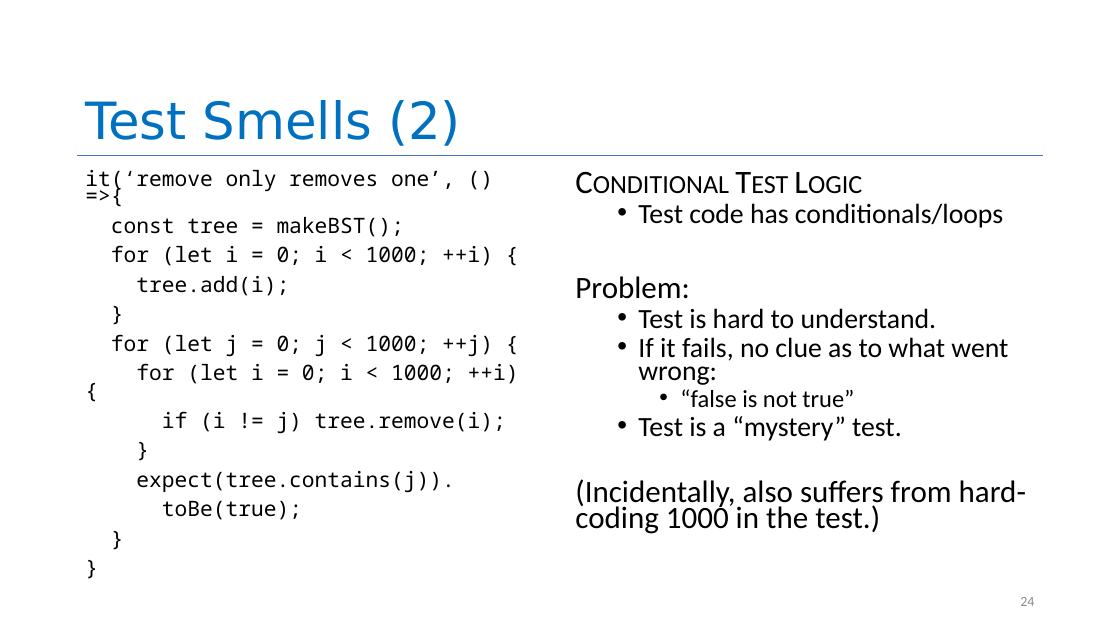
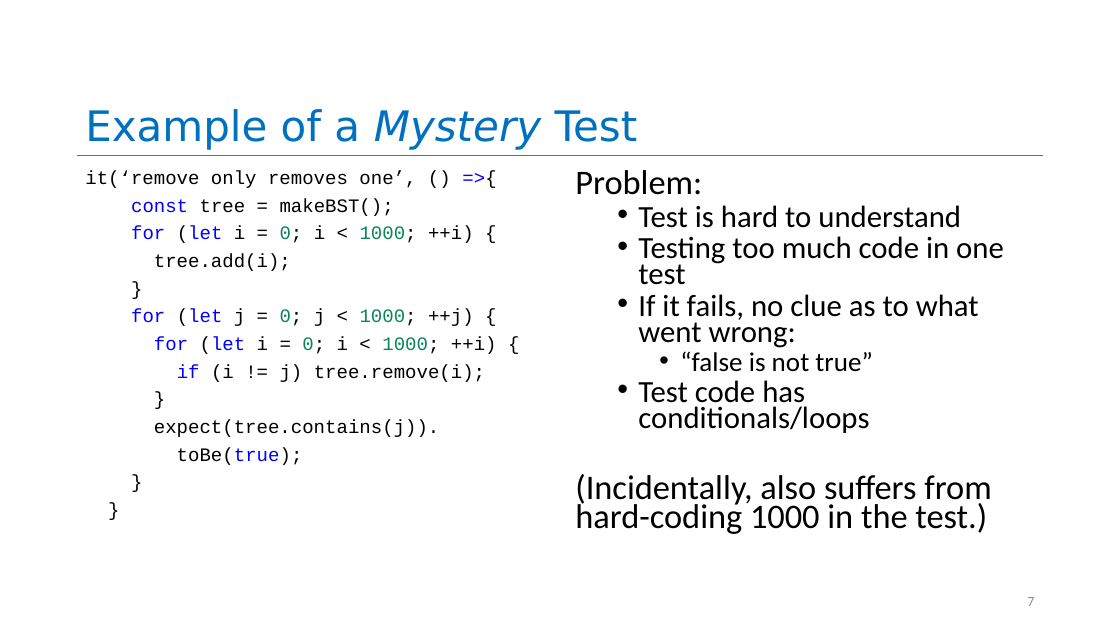
Before and after one commit to neu-se/CS4530-Spring-2022, a slide deck: slide 7 of Slides/Lesson 5.2 Evaluating Tests.pptx (slide 24 before the commit). Drawn at 1120x630 pixels with LibreOffice and Linux fonts; fonts in the diff are those of the drawing. Boxes give left, top, right and bottom in pixels: in the first picture for what was removed or moved away, otherwise in the second. Text is boxed around its words. In the diff, an @@ line names an element or a change of style, - is before the commit and + after.

```diff
--- a/Slides/Lesson 5.2 Evaluating Tests.pptx
+++ b/Slides/Lesson 5.2 Evaluating Tests.pptx
@@ title at bbox=[85, 109, 638, 150]: text changed; size 44 to 36 pt @@
-Test Smells (2)
+Example of a Mystery Test
@@ text "it(‘remove only removes one’, () ..." at bbox=[85, 171, 497, 465]: size 18.2 to 16.3 pt, font Noto Sans Mono to Courier New; text colour #000000 to #0000FF in "=>{", "const", "for (let", "for (let" and 3 more places; text colour #000000 to #098658 in "0; 1000;", "0; 1000;", "0; 1000;" @@
@@ text at bbox=[575, 170, 992, 534]: size 26.6 to 29.4 pt in "Problem:", "(Incidentally, also suffers from hard-coding 1000 in ..."; size 23.8 to 26.4 pt in "If it fails, no clue as to ..."; size 21 to 23.2 pt in "“false is not true”" @@
@@ text at bbox=[638, 203, 1003, 228]: paragraphs removed @@
-Conditional Test Logic
-  • Test code has conditionals/loops
@@ text at bbox=[638, 205, 1004, 285]: text changed; size 23.8 to 26.4 pt @@
-  • Test is hard to understand.
+  • Test is hard to understand
+  • Testing too much code in one test
@@ text at bbox=[638, 380, 869, 433]: text changed; size 23.8 to 26.4 pt @@
-  • Test is a “mystery” test.
+  • Test code has conditionals/loops
@@ page number at bbox=[1027, 597, 1034, 606]: text changed @@
-24
+7
```
Also in this commit, not shown: 16 other slides changed, 14 slides added, 7 slides removed.
